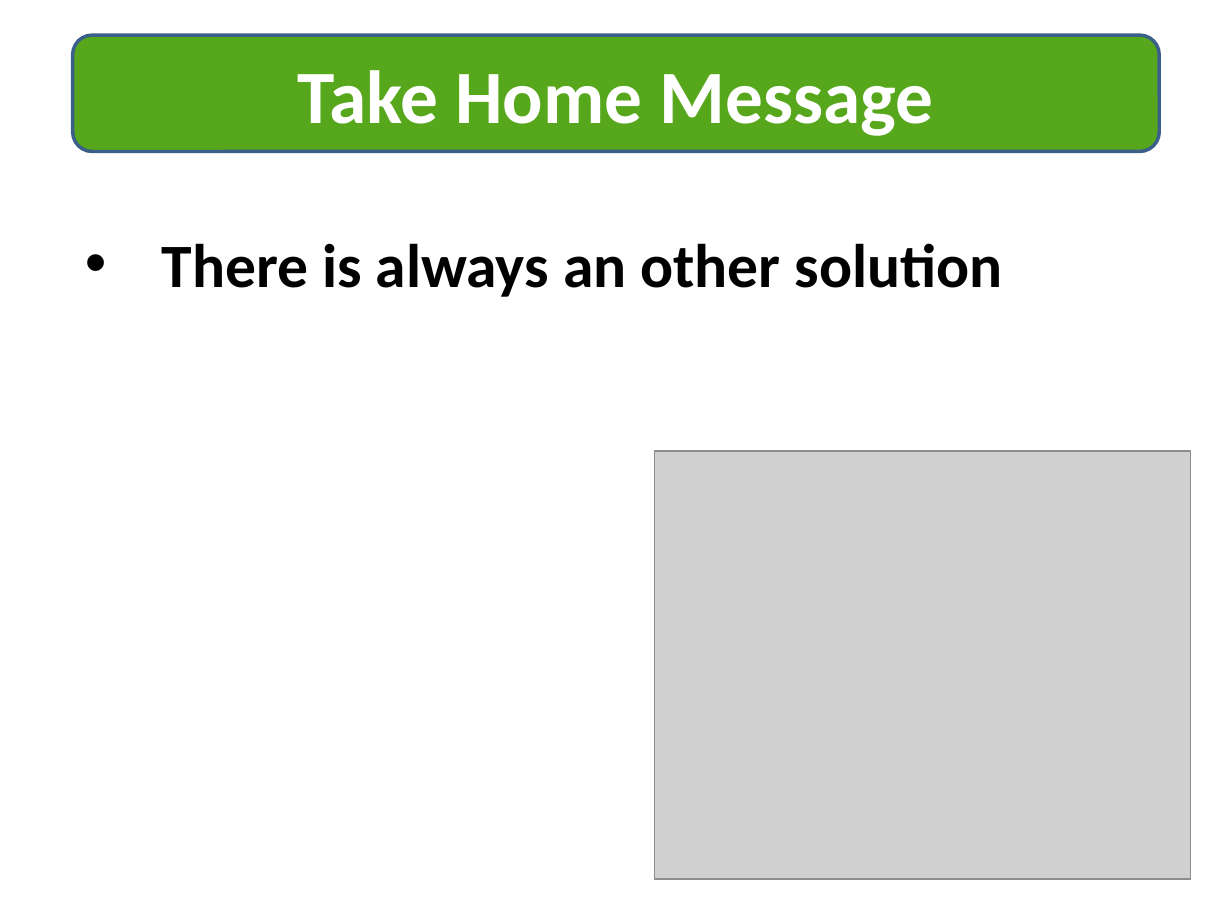
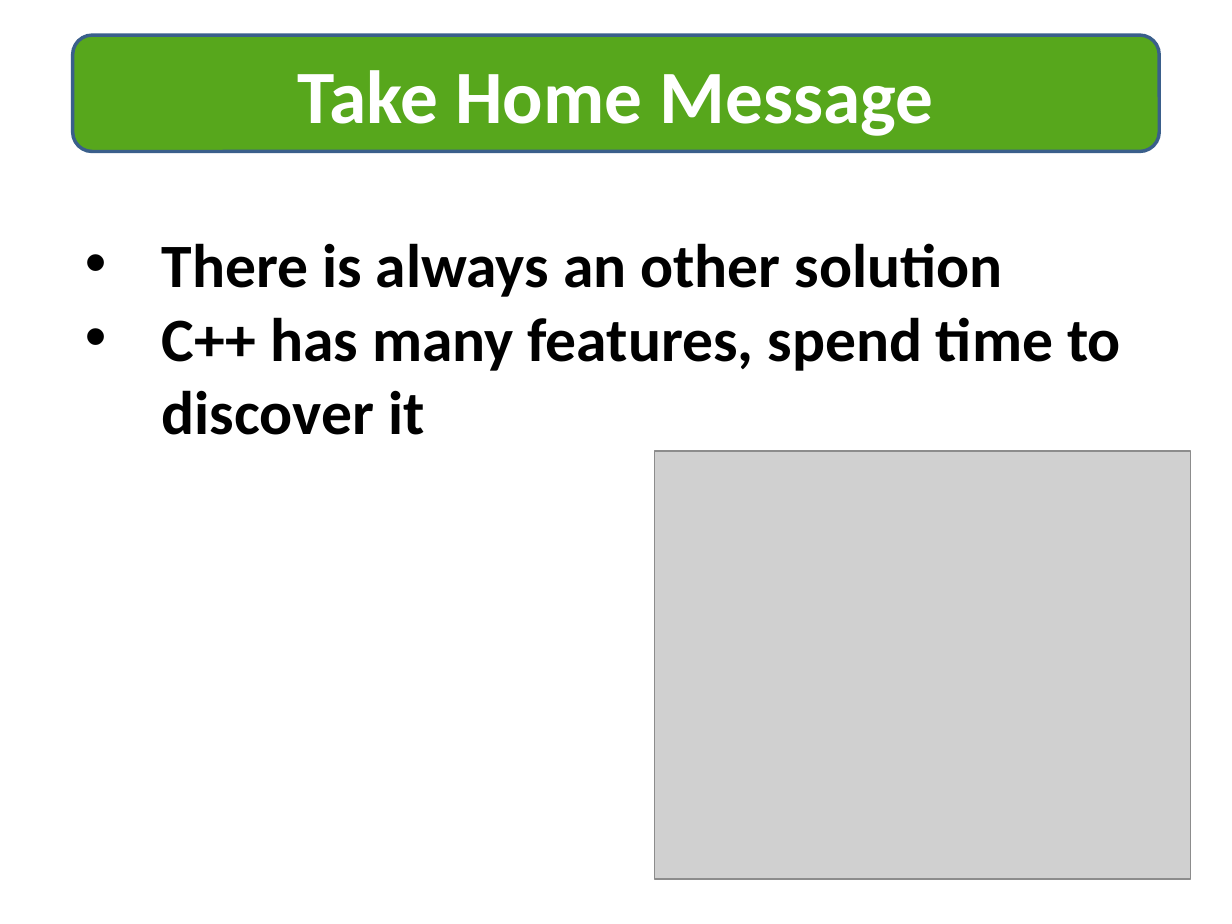
Before and after one commit to green-fox-academy/paff-tm, a slide deck: slide 9 of week-06/day-5/w6demo.pptx. Drawn at 1232x924 pixels with LibreOffice and Linux fonts; fonts in the diff are those of the drawing; grey boxes stand for pictures. Boxes give left, top, right and bottom in pixels: in the first picture for what was removed or moved away, otherwise in the second. Text is boxed around its words. In the diff, an @@ line names an element or a change of style, - is before the commit and + after.

```diff
--- a/week-06/day-5/w6demo.pptx
+++ b/week-06/day-5/w6demo.pptx
@@ text at <box>162,317,1121,435</box>: paragraph added @@
+• C++ has many features, spend time to discover it
```
Also in this commit, not shown: 1 other slide changed.
